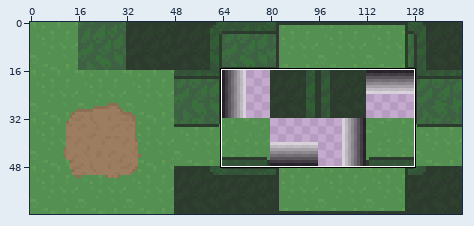
Two versions of one sprite sheet, Monstable/res/Tileset.png. The first picture is a wide view before the edit; the outline marks the close-up.
Close-up. First the earlier version:
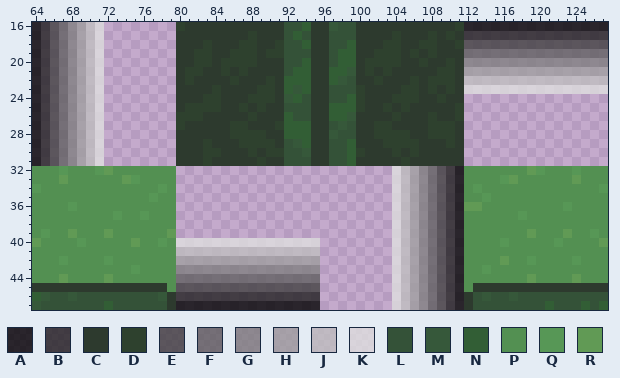
The file is 144x64 pixels. Colours within 5 levels of each other are drawn and written as one. Shown: x 64..127, y 16..47.
Palette (. is transparent): A #000000c8  B #1f1f1fc8  C #2d3a2e  D #2e412e  E #3f3f3fc8  F #5f5f5fc8  G #7f7f7fc8  H #9f9f9fc8  J #bfbfbfc8  K #dfdfdfc8  L #345238  M #36583a  N #325e35  P #539052  Q #579756  R #619a55
Pixels before, first column x 64:
16 ABEFGHJK........DCCCCCCCCCCCLLNCCMLLCCCCCCCCCCCDAAAAAAAAAAAAAAAA
17 ABEFGHJK........CCCCCCCCDCCCLNLCCLLLCCCCDCCCDCDCBBBBBBBBBBBBBBBB
18 ABEFGHJK........CCCDCCCDDCCDLLNCCLLNCCCDDCCDDCCDEEEEEEEEEEEEEEEE
19 ABEFGHJK........CCDDCCDDDCDDLLLCCLNNCCDDDCDCDCCCFFFFFFFFFFFFFFFF
20 ABEFGHJK........CCDDCDDDDCCCLLNCCLNNCDDDDCCDCCDCGGGGGGGGGGGGGGGG
21 ABEFGHJK........CDDCCDCDCCCCLNNCCNNMCDCDCCCCCDDCHHHHHHHHHHHHHHHH
22 ABEFGHJK........CDCCCCDCCCDCNNNCCNMLCCDCCCDCDDDCJJJJJJJJJJJJJJJJ
23 ABEFGHJK........CCCCDCCCCDDCNMNCCLLLDCCCCDDCDCDCKKKKKKKKKKKKKKKK
24 ABEFGHJK........CCCDDCCCDDDCMNLCCLLNDCCCDDDCCDCC................
25 ABEFGHJK........CDDDDCCDCDCCLLLCCNNNDCCDCDCCCCCD................
26 ABEFGHJK........DDDCCCCCDCCCNLLCCNNMCCCCDCCCDCCD................
27 ABEFGHJK........DCCCCCDDCCCDNNNCCLMLCCDDCCCCDDDC................
28 ABEFGHJK........CCCCCCDDDDCCNNNCCMLLCCDDDDCCDDDC................
29 ABEFGHJK........CCCDCCCDDDDCLMNCCLLNCCCDDDDCCCDC................
30 ABEFGHJK........CCCDDCCCDCDDLLMCCLLNDCCCDCDCCCCC................
31 ABEFGHJK........CCCDCCCCCDCCLLLCCLLNCCCCCDCCCCCC................
32 PPPQPPPQRPPPPPPP........................KJHGFEBAPPPPPPPRQPPPQPPP
33 PPPRPPPPPPRQPPPP........................KJHGFEBAPPPPQRPPPPPPRPPP
34 QPPPPPPPPPPPPPQP........................KJHGFEBAPQPPPPPPPPPPPPPQ
35 PPPPPPPPPPPPPQPP........................KJHGFEBAPPQPPPPPPPPPPPPP
36 PPPPQPPPPPPPPPPP........................KJHGFEBARRPPPPPPPPPQPPPP
37 PPPPPPPPPQPPQPPP........................KJHGFEBAPPPPPPQPPPPPPPPP
38 PPPPPPPPPPPPPPPP........................KJHGFEBAPPPPPPPPPPPPPPPP
39 PQPPRPPPRPPPPPPR........................KJHGFEBAPPPPPPPRPPPRPPQP
40 RPPPPQPPPPPRPPQPKKKKKKKKKKKKKKKK........KJHGFEBAPPPPQPPPPPQPPPPR
41 PPPPPPPPPPPPPPPPJJJJJJJJJJJJJJJJ........KJHGFEBAPPPPPPPPPPPPPPPP
42 PPPQPPPPQPPPPPPPHHHHHHHHHHHHHHHH........KJHGFEBAPPPPRPPQPPPPQPPP
43 PPPPPPPPPPPQPPPPGGGGGGGGGGGGGGGG........KJHGFEBAPPQPPPPPPPPPPPPP
44 PPPRPPPPRPPPPPPPFFFFFFFFFFFFFFFF........KJHGFEBAPPPPPPPRPPPPRPPP
45 CCCCCCCCCCCCCCCPEEEEEEEEEEEEEEEE........KJHGFEBAPCCCCCCCCCCCCCCC
46 NMLLMLLLLLLLLLMCBBBBBBBBBBBBBBBB........KJHGFEBACLMLLMLLLLLLLLLL
47 MLLLLLLLNLLLLLLCAAAAAAAAAAAAAAAA........KJHGFEBACLLLLLLLLNLLLNLN
After the commit:
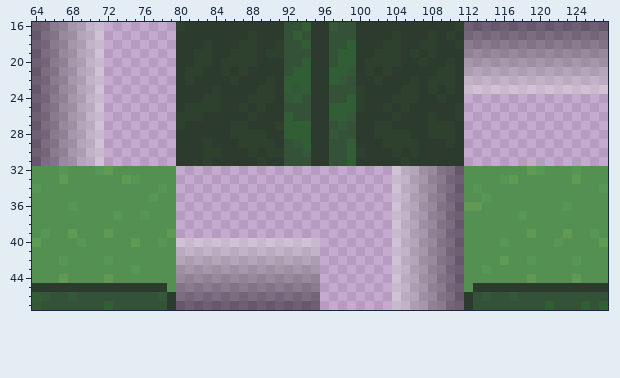
The edit:
colour A: #000000c8 -> #00000070
colour B: #1f1f1fc8 -> #1f1f1f70
colour E: #3f3f3fc8 -> #3f3f3f70
colour F: #5f5f5fc8 -> #5f5f5f70
colour G: #7f7f7fc8 -> #7f7f7f70
colour H: #9f9f9fc8 -> #9f9f9f70
colour J: #bfbfbfc8 -> #bfbfbf70
colour K: #dfdfdfc8 -> #dfdfdf70
